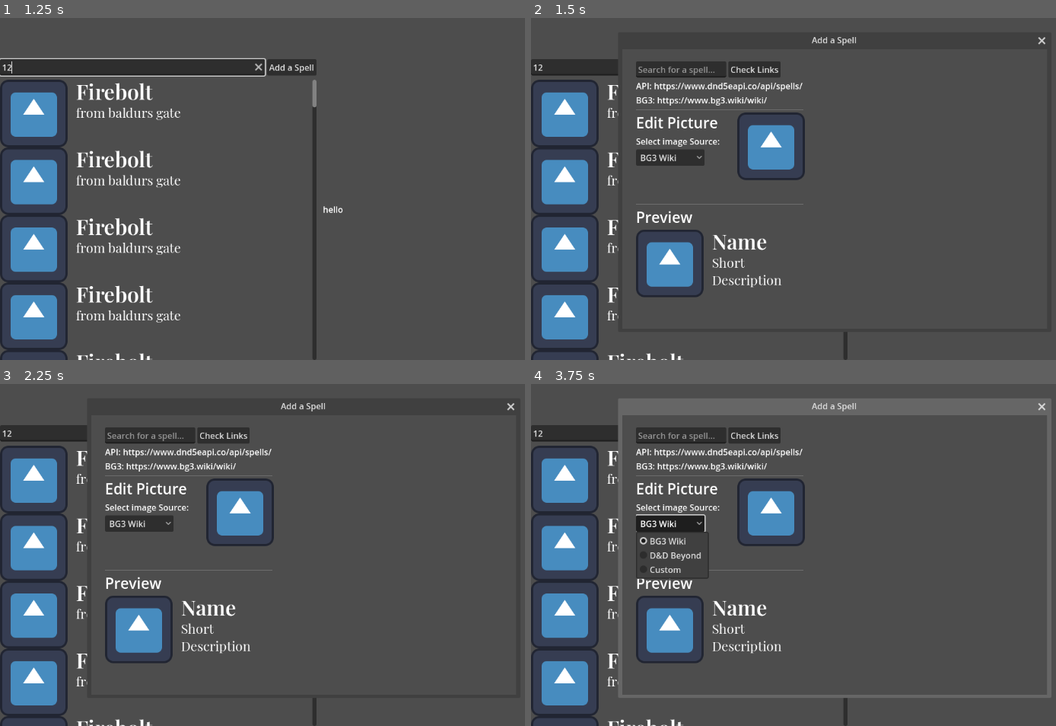
Above: before the commit, frames 1-4 (two rows, left to right).
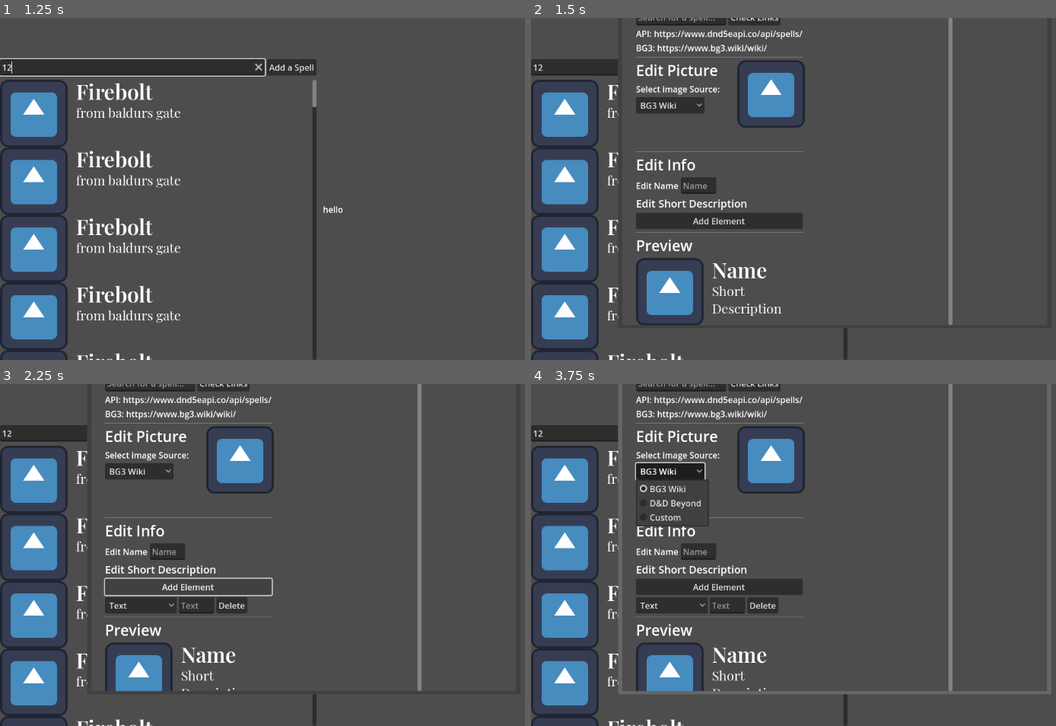
Above: after the commit, the same moments.

Repository: Kolin63/HairyDoor
Game: Godot game, scene res://scenes/spells/spells.tscn
The game is run twice, just before and just after one commit, with the same random seed, the same clock (stepped at 60 frames per second) and the same inputs. The engine's default icon, where the game draws it, is replaced by a stand-in: a white triangle on a blue panel in a dark square.
Inputs (mouse positions are in pixels of both pictures, inside the frame that each line leads up to):
- Up to frame 1 (1.25 s): click (131, 65) at 0.52 s; type "12" at 0.6 s
- Up to frame 2 (1.5 s): click "Add a Spell" at 1.25 s
- Up to frame 3 (2.25 s): click (189, 585) at 2 s, where only the run after the commit has a clickable "Add Element"
- Up to frame 4 (3.75 s): click (672, 606) at 2.75 s, where only the run after the commit has a clickable "Text"; click "BG3 Wiki" at 3.5 s

Frame 1 is identical in both runs. In frame 2, 13% of the frame differs, in the area x 19-98%, y 0-90%; in frame 3, 13%; in frame 4, 19%, in the area x 16-100%, y 0-92%.

Commit message:
started on short description

Diff:
--- a/scenes/add_spell/add_spell.tscn
+++ b/scenes/add_spell/add_spell.tscn
@@ -6,11 +6,12 @@
 [ext_resource type="Script" path="res://scenes/add_spell/edit_picture.gd" id="3_c13q1"]
 [ext_resource type="PackedScene" uid="uid://n12o0beggfxk" path="res://scenes/list_component/list_component.tscn" id="3_drykt"]
 [ext_resource type="Script" path="res://scenes/add_spell/preview.gd" id="3_i3rpo"]
+[ext_resource type="Script" path="res://scenes/add_spell/edit_info.gd" id="5_6fkil"]
 
 [node name="AddSpell" type="Window"]
 title = "Add a Spell"
 initial_position = 4
-size = Vector2i(805, 530)
+size = Vector2i(805, 780)
 transient = true
 exclusive = true
 script = ExtResource("1_kasnp")
@@ -28,8 +29,10 @@
 layout_mode = 2
 
 [node name="ScrollContainer" type="ScrollContainer" parent="HBoxContainer"]
+clip_contents = false
 custom_minimum_size = Vector2(600, 0)
 layout_mode = 2
+vertical_scroll_mode = 2
 
 [node name="VBoxContainer" type="VBoxContainer" parent="HBoxContainer/ScrollContainer"]
 layout_direction = 2
@@ -37,7 +40,7 @@
 size_flags_horizontal = 0
 
 [node name="Offset" type="Control" parent="HBoxContainer/ScrollContainer/VBoxContainer"]
-custom_minimum_size = Vector2(0, 19.08)
+custom_minimum_size = Vector2(0, 45.945)
 layout_mode = 2
 
 [node name="Search" type="VBoxContainer" parent="HBoxContainer/ScrollContainer/VBoxContainer"]
@@ -107,6 +110,45 @@
 custom_minimum_size = Vector2(0, 62.98)
 layout_mode = 2
 
+[node name="EditInfo" type="VBoxContainer" parent="HBoxContainer/ScrollContainer/VBoxContainer"]
+layout_mode = 2
+script = ExtResource("5_6fkil")
+
+[node name="HSeparator" type="HSeparator" parent="HBoxContainer/ScrollContainer/VBoxContainer/EditInfo"]
+layout_mode = 2
+
+[node name="Title" type="Label" parent="HBoxContainer/ScrollContainer/VBoxContainer/EditInfo"]
+layout_mode = 2
+theme_type_variation = &"HeaderLarge"
+text = "Edit Info"
+
+[node name="EditName" type="HBoxContainer" parent="HBoxContainer/ScrollContainer/VBoxContainer/EditInfo"]
+layout_mode = 2
+
+[node name="Instructions" type="Label" parent="HBoxContainer/ScrollContainer/VBoxContainer/EditInfo/EditName"]
+layout_mode = 2
+text = "Edit Name"
+
+[node name="EditName" type="LineEdit" parent="HBoxContainer/ScrollContainer/VBoxContainer/EditInfo/EditName"]
+layout_mode = 2
+placeholder_text = "Name"
+expand_to_text_length = true
+
+[node name="EditShortDescription" type="VBoxContainer" parent="HBoxContainer/ScrollContainer/VBoxContainer/EditInfo"]
+layout_mode = 2
+
+[node name="Title" type="Label" parent="HBoxContainer/ScrollContainer/VBoxContainer/EditInfo/EditShortDescription"]
+layout_mode = 2
+theme_type_variation = &"HeaderSmall"
+text = "Edit Short Description"
+
+[node name="VBoxContainer" type="VBoxContainer" parent="HBoxContainer/ScrollContainer/VBoxContainer/EditInfo/EditShortDescription"]
+layout_mode = 2
+
+[node name="AddElement" type="Button" parent="HBoxContainer/ScrollContainer/VBoxContainer/EditInfo/EditShortDescription/VBoxContainer"]
+layout_mode = 2
+text = "Add Element"
+
 [node name="Preview" type="VBoxContainer" parent="HBoxContainer/ScrollContainer/VBoxContainer"]
 layout_mode = 2
 script = ExtResource("3_i3rpo")
--- /dev/null
+++ b/scenes/add_spell/edit_info.gd
@@ -0,0 +1,11 @@
+extends VBoxContainer
+var element_script = load("res://scenes/add_spell/edit_info_element.gd")
+
+func _ready():
+	$EditShortDescription/VBoxContainer/AddElement.pressed.connect(add_element)
+
+
+func add_element():
+	var hbox = HBoxContainer.new()
+	hbox.set_script(element_script)
+	add_child(hbox)
--- /dev/null
+++ b/scenes/add_spell/edit_info_element.gd
@@ -0,0 +1,79 @@
+extends Node
+var type_select = OptionButton.new()
+
+
+func _ready():
+	add_child(type_select)
+	type_select.add_item("Text")
+	type_select.add_item("Damage")
+	type_select.add_item("Saving Throw")
+	type_select.item_selected.connect(_on_item_selected)
+	type_select.add_to_group("type_select")
+
+	_on_item_selected(0)
+
+
+func _on_item_selected(index):
+	var text_input = LineEdit.new()
+	text_input.placeholder_text = "Text"
+
+	var dice_select = new_dice_select()
+	var dice_amount = LineEdit.new()
+	dice_amount.placeholder_text = "Amt."
+	var damage_type = new_damage_type()
+
+	var save_effect = OptionButton.new()
+	save_effect.add_item("Half Effect")
+	save_effect.add_item("No Effect")
+
+	for i in get_children():
+		if !i.get_groups().has("type_select"):
+			i.queue_free()
+
+	if index == 0:
+		add_child(text_input)
+	elif index == 1:
+		add_child(dice_amount)
+		add_child(dice_select)
+		add_child(damage_type)
+	elif index == 2:
+		add_child(damage_type)
+		add_child(save_effect)
+
+	var delete = Button.new()
+	delete.text = "Delete"
+	delete.pressed.connect(delete_row)
+	add_child(delete)
+
+
+func new_dice_select():
+	var dice_select = OptionButton.new()
+	dice_select.add_item("d4")
+	dice_select.add_item("d6")
+	dice_select.add_item("d8")
+	dice_select.add_item("d10")
+	dice_select.add_item("d12")
+	dice_select.add_item("d20")
+	return dice_select
+
+
+func new_damage_type():
+	var damage_type = OptionButton.new()
+	damage_type.add_item("Bludgeoning")
+	damage_type.add_item("Piercing")
+	damage_type.add_item("Slashing")
+	damage_type.add_item("Cold")
+	damage_type.add_item("Fire")
+	damage_type.add_item("Lightning")
+	damage_type.add_item("Thunder")
+	damage_type.add_item("Acid")
+	damage_type.add_item("Poison")
+	damage_type.add_item("Radiant")
+	damage_type.add_item("Necrotic")
+	damage_type.add_item("Force")
+	damage_type.add_item("Psychic")
+	return damage_type
+
+
+func delete_row():
+	queue_free()
--- a/scenes/add_spell/edit_picture.gd
+++ b/scenes/add_spell/edit_picture.gd
@@ -26,7 +26,6 @@
 func _on_preview_share_json(json_shared):
 	var json = json_shared
 	school = json["school"]["index"]
-	print(school)
 
 
 func _on_item_selected(index):
@@ -35,7 +34,6 @@
 
 
 func update_picture():
-	var logo = $HBoxContainer/Picture.texture
 	if selected_index == 0:
 		$HBoxContainer/Picture.texture = bg3_texture
 	elif selected_index == 1:
Binary file added: imports/dice/d10/+1d10_Physical.png
Not shown, added: imports/dice/d10/+1d10_Physical.png.import
Binary file added: imports/dice/d10/D10_Acid.png
Not shown, added: imports/dice/d10/D10_Acid.png.import
Binary file added: imports/dice/d10/D10_Cold.png
Not shown, added: imports/dice/d10/D10_Cold.png.import
Binary file added: imports/dice/d10/D10_Fire.png
Not shown, added: imports/dice/d10/D10_Fire.png.import
Binary file added: imports/dice/d10/D10_Force.png
Not shown, added: imports/dice/d10/D10_Force.png.import
Binary file added: imports/dice/d10/D10_Healing.png
Not shown, added: imports/dice/d10/D10_Healing.png.import
(and 127 more such lines)
